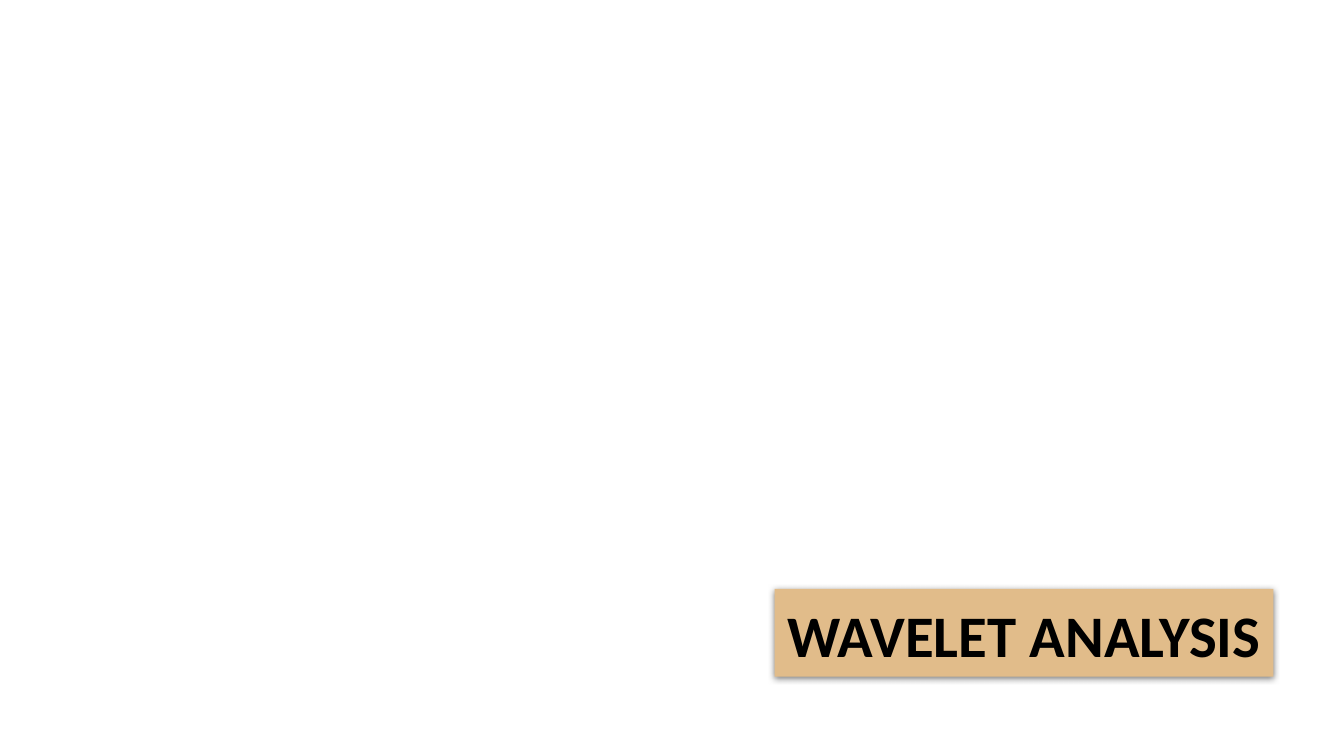
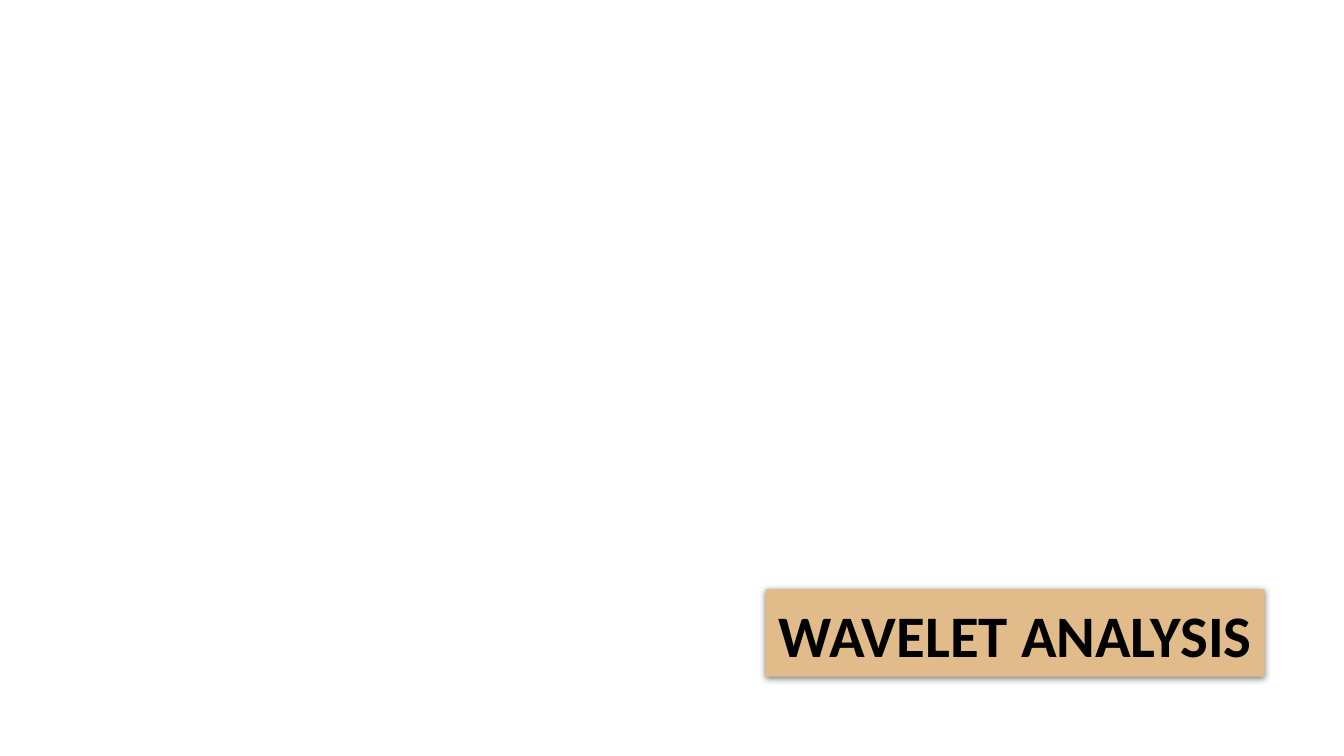
Before and after one commit to CodeBlocker007/Wavelet-Analysis, a slide deck: slide 1 of WaveletAnalysis.pptx. Drawn at 1344x756 pixels with LibreOffice and Linux fonts; fonts in the diff are those of the drawing; background and template pictures are left out. Boxes give left, top, right and bottom in pixels: in the first picture for what was removed or moved away, otherwise in the second. Text is boxed around its words. In the diff, an @@ line names an element or a change of style, - is before the commit and + after.

```diff
--- a/WaveletAnalysis.pptx
+++ b/WaveletAnalysis.pptx
@@ rectangle "WAVELET ANALYSIS": place and size @@
-rectangle "WAVELET ANALYSIS" at [775, 589, 1274, 677]
+rectangle "WAVELET ANALYSIS" at [766, 589, 1265, 677]
```
Also in this commit, not shown: 1 other slide changed, 1 other file.
